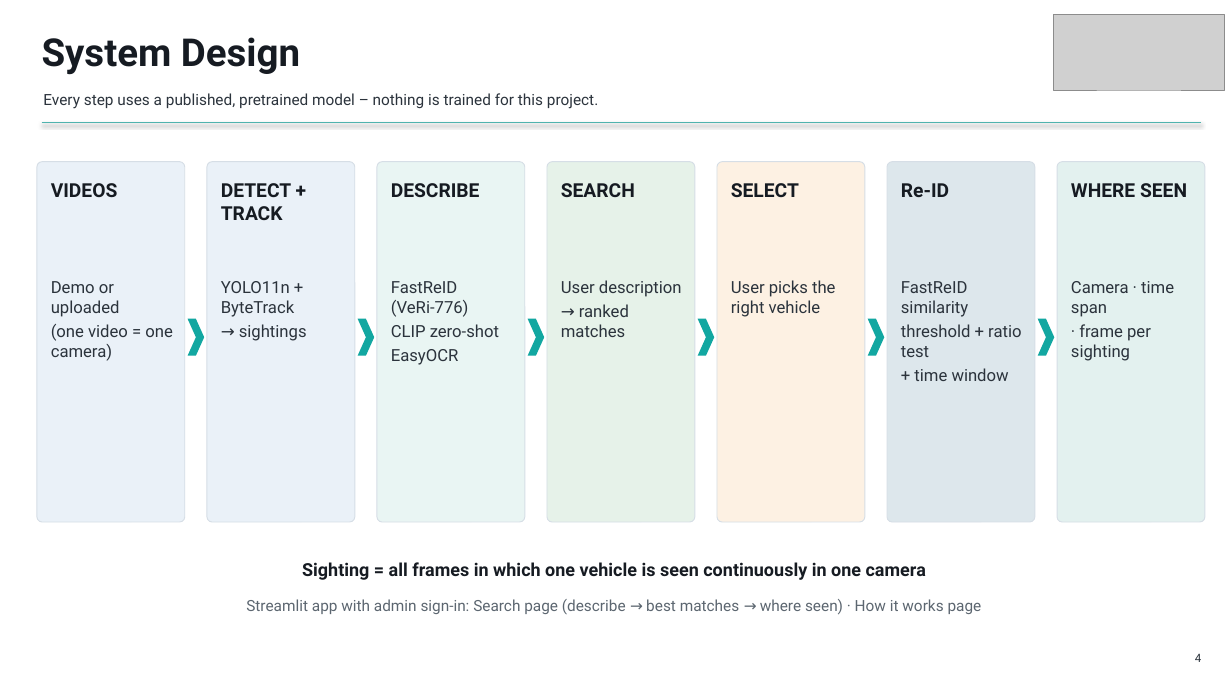
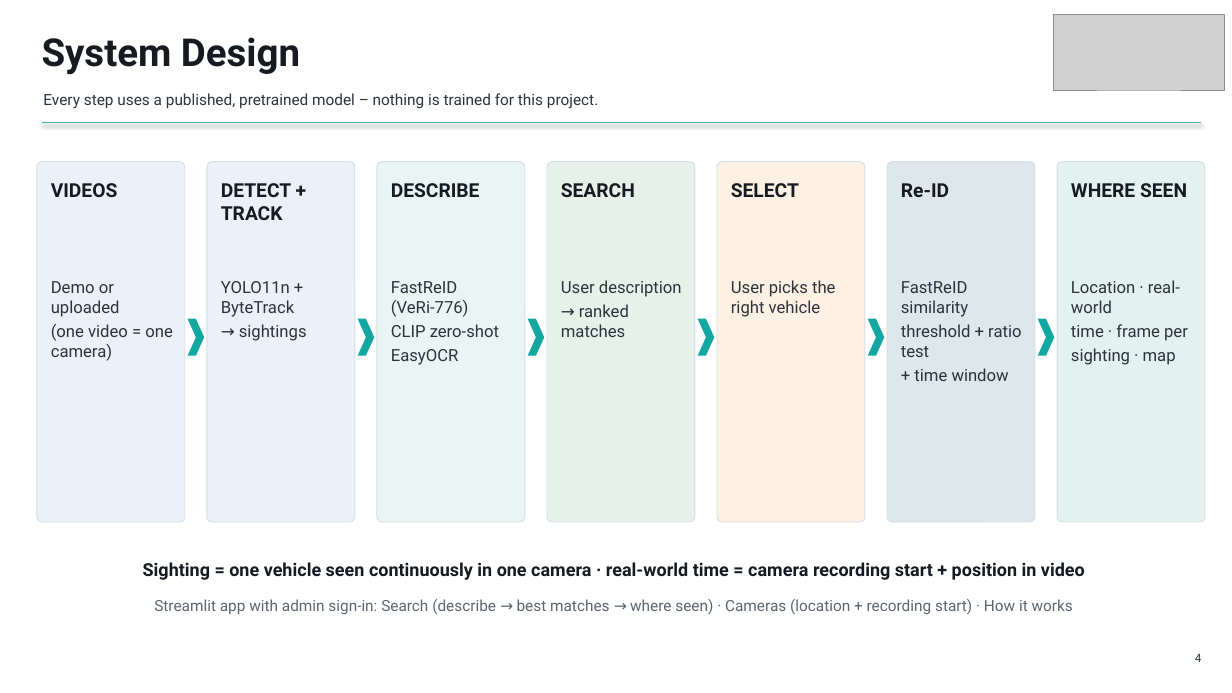
Before and after one commit to GurneetKB/V-Trace, a slide deck: slide 4 of deliverables/V-Trace_Final_Presentation.pptx. Drawn at 1232x693 pixels with LibreOffice and Linux fonts; fonts in the diff are those of the drawing; grey boxes stand for pictures. Boxes give left, top, right and bottom in pixels: in the first picture for what was removed or moved away, otherwise in the second. Text is boxed around its words. In the diff, an @@ line names an element or a change of style, - is before the commit and + after.

```diff
--- a/deliverables/V-Trace_Final_Presentation.pptx
+++ b/deliverables/V-Trace_Final_Presentation.pptx
@@ text at bbox=[1071, 280, 1188, 365]: text changed @@
-Camera · time span
-· frame per sighting
+Location · real-world
+time · frame per
+sighting · map
@@ text at bbox=[143, 562, 1085, 580]: text changed @@
-Sighting = all frames in which one vehicle is seen continuously in one camera
+Sighting = one vehicle seen continuously in one camera · real-world time = camera recording start + position in video
@@ text at bbox=[154, 599, 1073, 614]: text changed @@
-Streamlit app with admin sign-in: Search page (describe → best matches → where seen) · How it works page
+Streamlit app with admin sign-in: Search (describe → best matches → where seen) · Cameras (location + recording start) · How it works
```
Also in this commit, not shown: 7 other slides changed, 27 other files.
